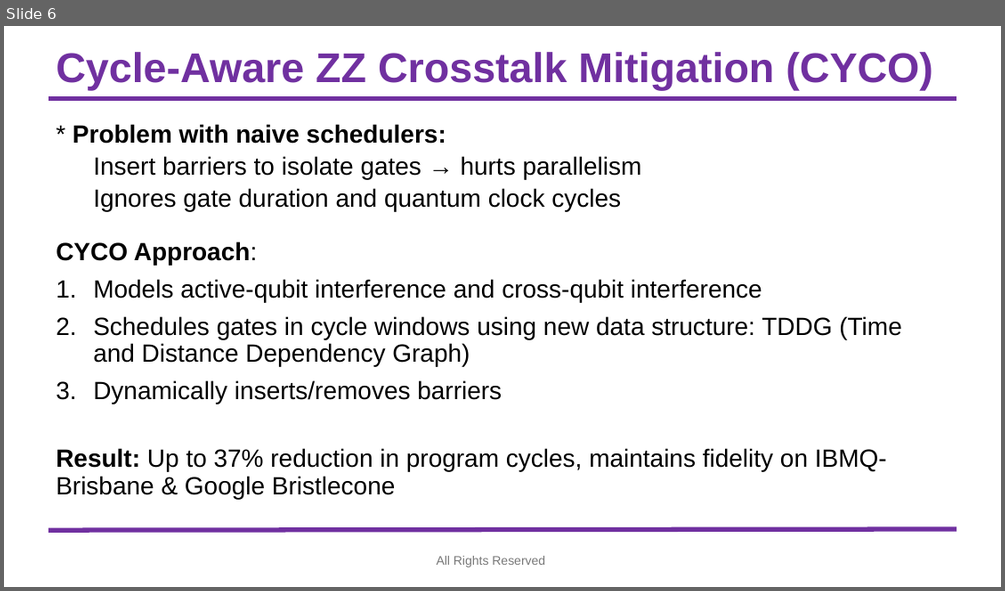
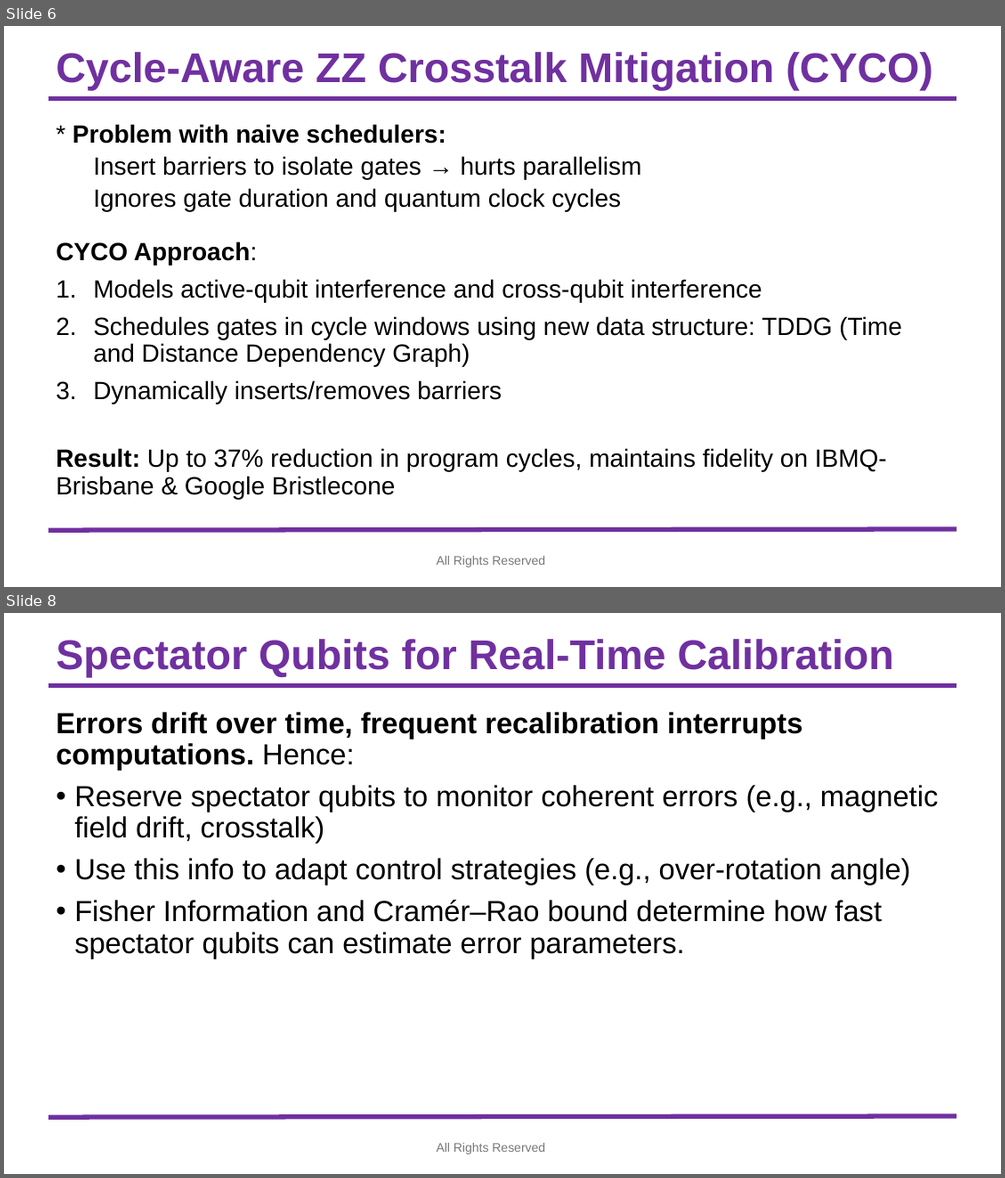
Before and after one commit to syedshubha/CrosstalkMTC, a slide deck: Crosstalk.pptx. Shown one above the other, each under a label of ours: slide 6 before the commit, slides 6 and 8 after it; the slides between them are not shown. The pictures are 1005x591 and 1005x1178 pixels, drawn with LibreOffice and Linux fonts; fonts in the diff are those of the drawing; background and template pictures are left out. Boxes give left, top, right and bottom in pixels: in the first picture for what was removed or moved away, otherwise in the second. Text is boxed around its words. In the diff, an @@ line names an element or a change of style, - is before the commit and + after.

```diff
--- a/Crosstalk.pptx
+++ b/Crosstalk.pptx
@@ slide 8 added at [4, 613, 1001, 1174], background #FFFFFF; not listed: 2 template elements that a slide beside it also shows @@
@@ title added at [56, 639, 894, 677], 40 pt, text #7030A0, bold @@
+Spectator Qubits for Real-Time Calibration
@@ text added at [56, 712, 938, 958], 28 pt, text #000000 @@
+Errors drift over time, frequent recalibration interrupts computations. Hence:
+• Reserve spectator qubits to monitor coherent errors (e.g., magnetic field drift, crosstalk)
+• Use this info to adapt control strategies (e.g., over-rotation angle)
+• Fisher Information and Cramér–Rao bound determine how fast spectator qubits can estimate error parameters.
@@ text added at [437, 1143, 545, 1154], 12 pt, text #797979 @@
+All Rights Reserved
```
Also in this commit, not shown: 4 other slides added.
